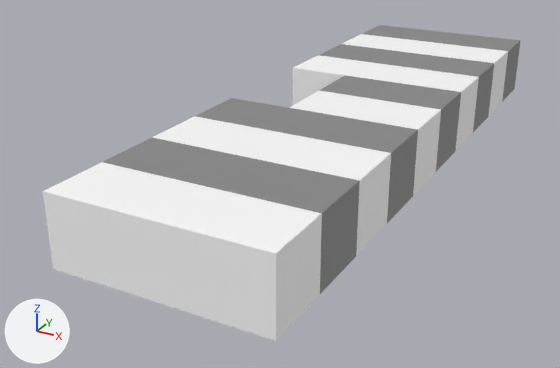
A saved change to the FBX model Assets/Art Crowd/Location/Track/Track_Hole_R.fbx.
Camera for both pictures: a camera (50 mm lens) standing at (14.1, -47.1, 10.8) and looking at (-2.2, -17.5, -4.0). Arrows for +X, +Y and +Z are at lower left; the lights stay in place. Where no turn or scale is listed for an object, it has been applied to the vertices.

In view in the first picture: 'Track_Hole_R'.
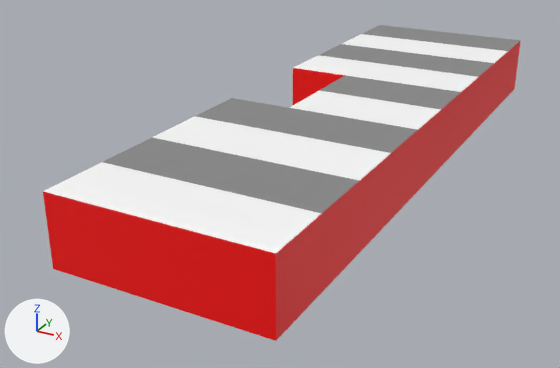
Where the newer file only moved an object's origin or applied its transform, the numbers keep the older frame.

What differs and where, as boxes [x1, y1, x2, y2] in the pictures (560 x 368 px):
part 1 of me_scene_001, recoloured (grey to red)
    both: [43, 154, 391, 341]
part 2 of me_scene_001, recoloured (grey to red)
    both: [293, 68, 345, 105]
part 3 of me_scene_001, recoloured (grey to red)
    both: [456, 52, 508, 150]
part 4 of me_scene_001, recoloured (grey to red)
    both: [413, 110, 441, 196]
part 5 of me_scene_001, recoloured (grey to red)
    both: [320, 40, 521, 294]

What the commit changed:
Material 'Base_Side' (mat_base_side) is new.
Its base color is (1.0, 0.000456, 0.000456) (red #ff0202).
me_scene_001 has 86 vertices, 84 faces and spans x -4.5..4.5, y -30.0..0.0, z -3.0..0.0.
me_scene_001 is used by ob_track_hole_r; location (0.0, 0.0, 0.0).
me_scene_001 part 1: 7 of the faces centred in x -4.5..4.5, y -30.0..-22.5, z -1.5 switch from mat_base_white (white #ffffff) to mat_base_side (red #ff0202).
me_scene_001 part 2: 4 of the faces centred in x -4.5..-1.5, y -16.5..-4.5, z -1.5 switch from mat_base_white (white #ffffff) to mat_base_side (red #ff0202).
me_scene_001 part 3: 2 of the faces centred in x 4.5, y -10.5..-4.5, z -1.5 switch from mat_base_white (white #ffffff) to mat_base_side (red #ff0202).
me_scene_001 part 4: 1 of the faces centred in x 4.5, y -16.5, z -1.5 switch from mat_base_white (white #ffffff) to mat_base_side (red #ff0202).
me_scene_001 part 5: 14 of the faces centred in x -4.5..4.5, y -25.5..0.0, z -1.5 switch from mat_base_grey (grey #898989) to mat_base_side (red #ff0202).
